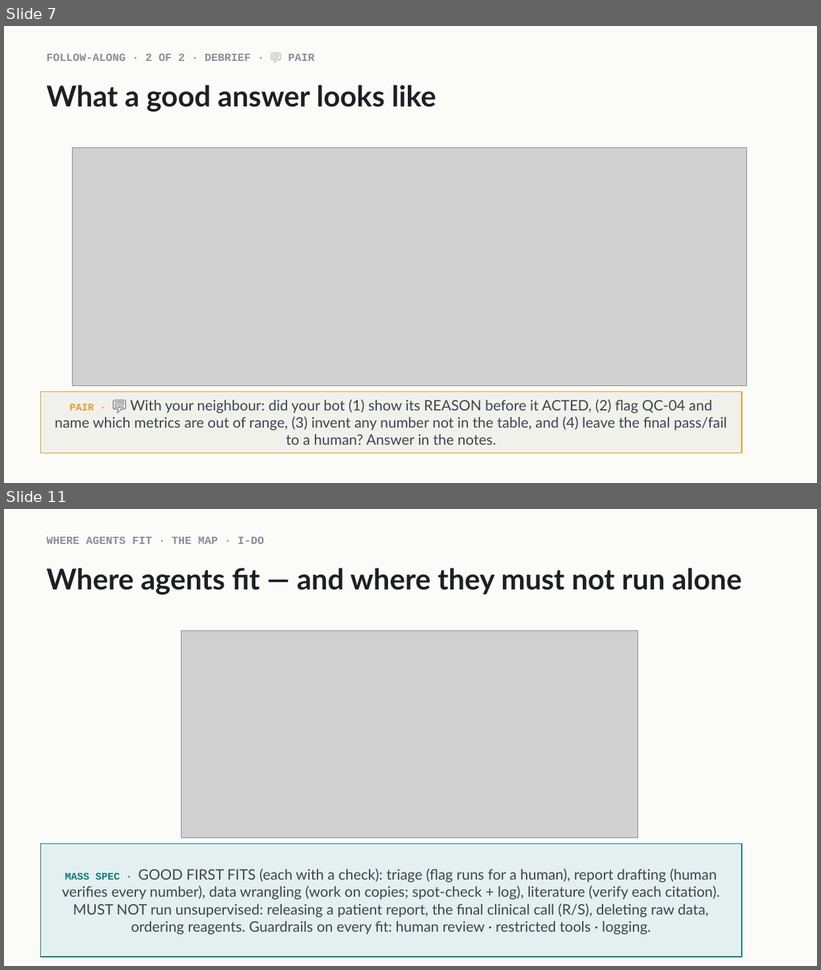
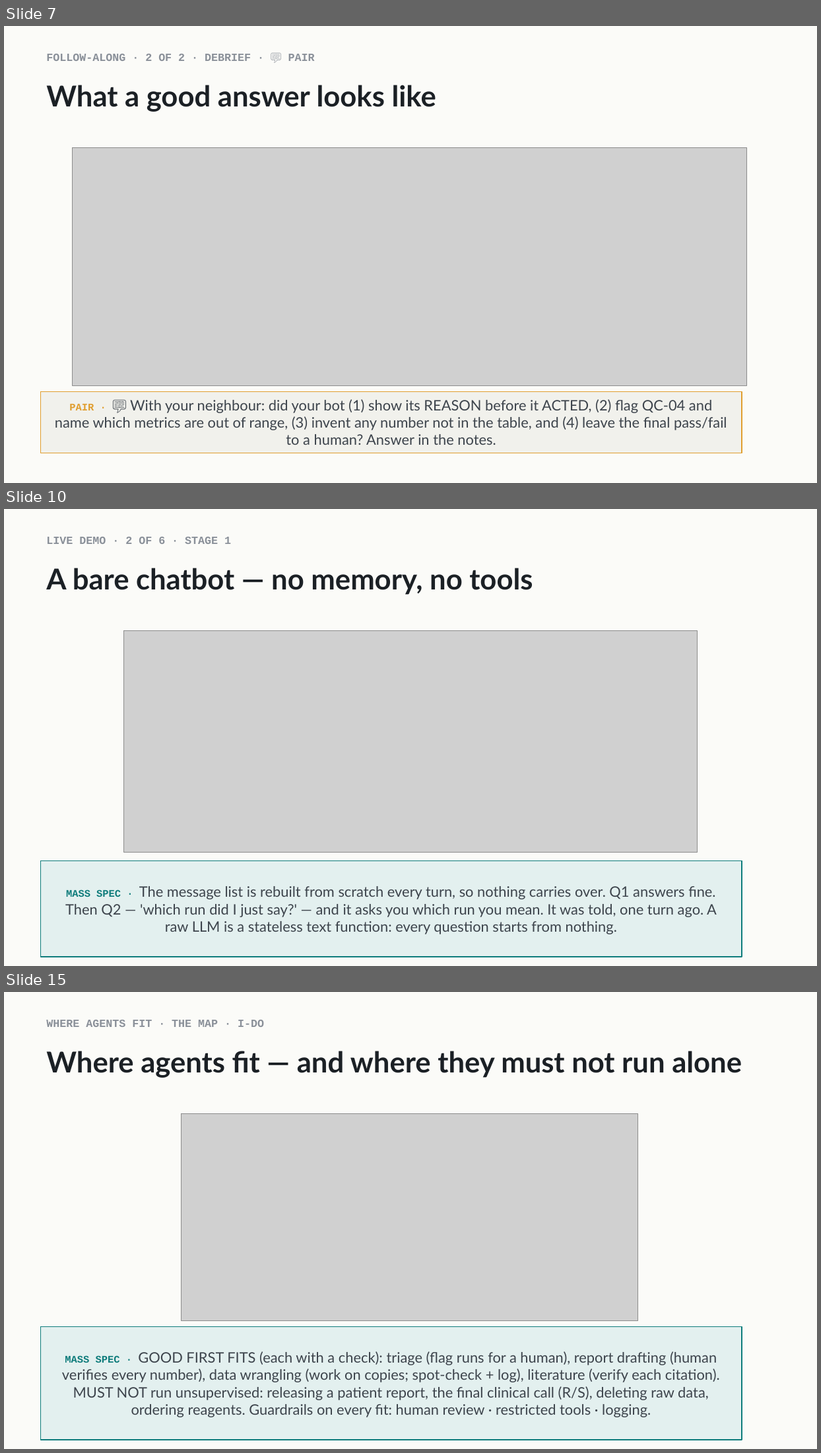
Before and after one commit to indigobio/msacl_dl_course, a slide deck: slides/pptx/lecture14_agents.pptx. Shown one above the other, each under a label of ours: slides 7 and 11 before the commit, slides 7, 10 and 15 after it; the slides between them are not shown. The pictures are 821x970 and 821x1453 pixels, drawn with LibreOffice and Linux fonts; fonts in the diff are those of the drawing; grey boxes stand for pictures. Boxes give left, top, right and bottom in pixels: in the first picture for what was removed or moved away, otherwise in the second. Text is boxed around its words. In the diff, an @@ line names an element or a change of style, - is before the commit and + after.

```diff
--- a/slides/pptx/lecture14_agents.pptx
+++ b/slides/pptx/lecture14_agents.pptx
@@ slide 10 added at bbox=[4, 509, 817, 966], background #FBFBF8 @@
@@ text added at bbox=[46, 537, 231, 544], 13 pt, text #8A9099, bold @@
+LIVE DEMO · 2 OF 6 · STAGE 1
@@ text added at bbox=[46, 568, 533, 595], 34 pt, text #1B2025, bold @@
+A bare chatbot — no memory, no tools
@@ picture added at bbox=[124, 631, 698, 852] @@
@@ rectangle added at bbox=[40, 861, 742, 957], fill #E3F0EF, outline #0E7C7B 1 pt, 17 pt, text #3D444C @@
+MASS SPEC · The message list is rebuilt from scratch every turn, so nothing carries over. Q1 answers fine. Then Q2 — 'which run did I just say?' — and it asks you which run you mean. It was told, one turn ago. A raw LLM is a stateless text function: every question starts from nothing.
@@ what was slide 11 is now slide 15 @@
```
Also in this commit, not shown: 6 slides changed, 3 other slides added, 9 other files.
